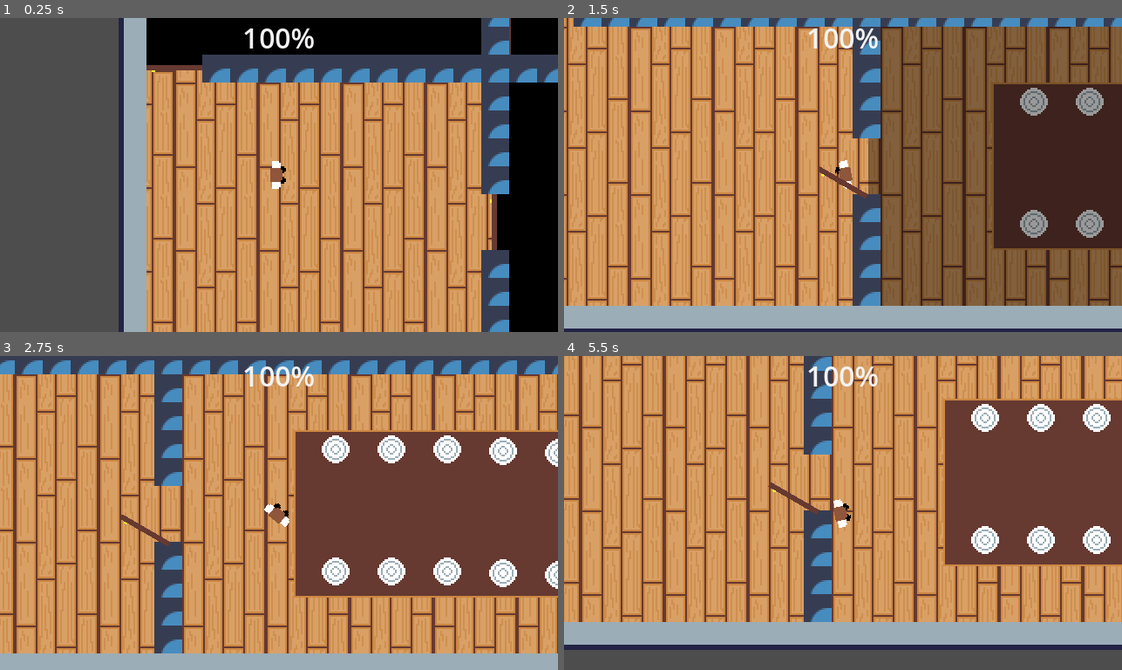
Above: before the commit, frames 1-4 (two rows, left to right).
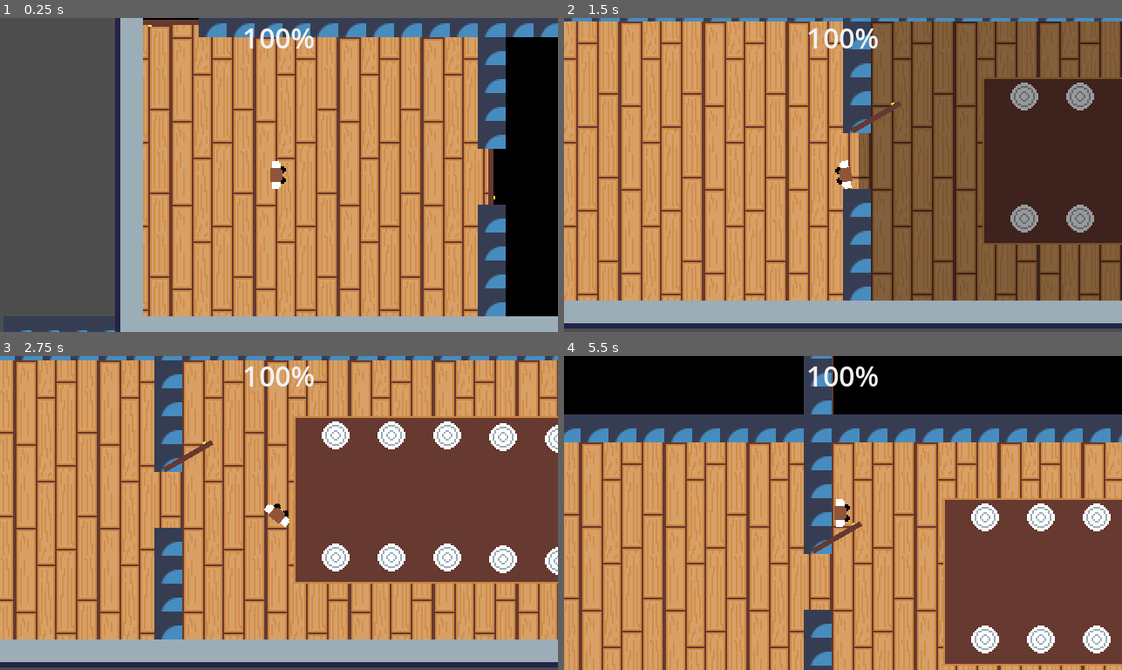
Above: after the commit, the same moments.

Repository: Access547/UWE-Game-Jam
Game: Godot game, scene res://Scenes/House level.tscn
Same seed, same stepped clock (60 frames per second), same inputs: the game is played once before the commit and once after it. The engine's default icon, where the game draws it, is replaced by a stand-in: a white triangle on a blue panel in a dark square.
Inputs (mouse positions are in pixels of both pictures, inside the frame that each line leads up to):
- Up to frame 1 (0.25 s): no input
- Up to frame 2 (1.5 s): tap Enter at 0.5 s; move the mouse to (965, 159) at 0.52 s; hold D (move_right) 0.53-1.28 s; click (965, 159) at 0.6 s; move the mouse to (731, 190) at 1.27 s; hold S (move_down) from 1.28 s (still down); click (731, 190) at 1.35 s
- Up to frame 3 (2.75 s): tap Space at 2 s; move the mouse to (334, 443) at 2.02 s; release S (move_down) at 2.03 s; hold D (move_right) from 2.03 s (still down); click (334, 443) at 2.1 s
- Up to frame 4 (5.5 s): tap Enter at 2.75, 4.25 s; move the mouse to (815, 575) at 2.77 s; release D (move_right) at 2.78 s; hold W (move_up) 2.78-3.53 s; click (815, 575) at 2.85 s; tap Space at 3.5, 5 s; move the mouse to (1010, 560) at 3.52 s; hold A (move_left) 3.53-5.03 s; click (1010, 560) at 3.6 s; move the mouse to (675, 465) at 4.27 s; click (675, 465) at 4.35 s; move the mouse to (870, 513) at 5.02 s; hold S (move_down) from 5.03 s (still down); click (870, 513) at 5.1 s

The runs differ from the first frame. In frame 1, 37% of the frame differs, in the area x 3-100%, y 0-100%; in frame 2, 41%; in frame 3, 27%; in frame 4, 59%, in the area x 0-100%, y 0-100%.

Commit message:
Bug fixes for doors
All working

Diff:
--- a/Scenes/House.tscn
+++ b/Scenes/House.tscn
@@ -592,7 +592,7 @@
 layer_2/tile_data = PackedInt32Array()
 
 [node name="Character" parent="." instance=ExtResource("1_ldygy")]
-position = Vector2(139, 87)
+position = Vector2(141, 113)
 max_speed = 200
 
 [node name="Teleporter" parent="." node_paths=PackedStringArray("player") instance=ExtResource("3_e3vp4")]
@@ -636,8 +636,7 @@
 position = Vector2(575, 24)
 
 [node name="Door Dining Room2" parent="." instance=ExtResource("4_e5ogf")]
-position = Vector2(264, 130)
-rotation = 3.14159
+position = Vector2(261, 98)
 
 [node name="Fog Kitchen" parent="." node_paths=PackedStringArray("doors") instance=ExtResource("7_se626")]
 doors = [NodePath("../Door Kitchen"), NodePath("../Door Kitchen2")]
